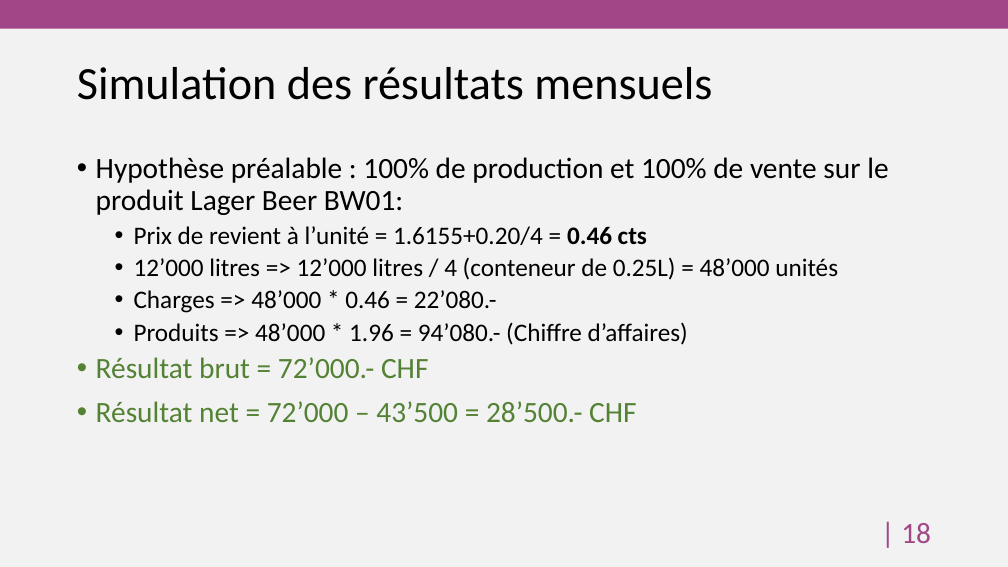
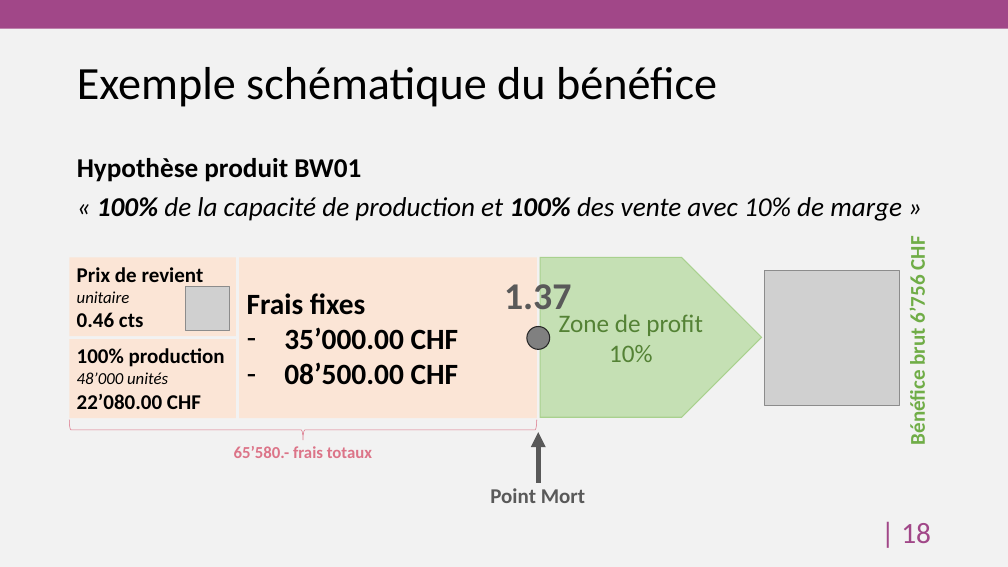
Before and after one commit to HEG-Arc/odoosim, a slide deck: slide 19 of BreweryAndCo.pptx. Drawn at 1008x567 pixels with LibreOffice and Linux fonts; fonts in the diff are those of the drawing; grey boxes stand for pictures; background and template pictures are left out. Boxes give left, top, right and bottom in pixels: in the first picture for what was removed or moved away, otherwise in the second. Text is boxed around its words. In the diff, an @@ line names an element or a change of style, - is before the commit and + after.

```diff
--- a/BreweryAndCo.pptx
+++ b/BreweryAndCo.pptx
@@ title at bbox=[77, 67, 717, 107]: text changed @@
-Simulation des résultats mensuels
+Exemple schématique du bénéfice
@@ text at bbox=[77, 158, 902, 221]: text changed; size 24 to 25.9 pt; italic on @@
-• Hypothèse préalable : 100% de production et 100% de vente sur le produit Lager Beer BW01:
-  • Prix de revient à l’unité = 1.6155+0.20/4 = 0.46 cts
-  • 12’000 litres => 12’000 litres / 4 (conteneur de 0.25L) = 48’000 unités
-  • Charges => 48’000 * 0.46 = 22’080.-
-  • Produits => 48’000 * 1.96 = 94’080.- (Chiffre d’affaires)
-• Résultat brut = 72’000.- CHF
-• Résultat net = 72’000 – 43’500 = 28’500.- CHF
+Hypothèse produit BW01
+« 100% de la capacité de production et 100% des vente avec 10% de marge »
@@ text added at bbox=[905, 239, 931, 443], 20 pt, text #70AD47, bold @@
+Bénéfice brut 6’756 CHF
@@ rectangle added at bbox=[70, 257, 236, 336], fill #FBE5D6, 20 pt, text #000000, bold @@
+Prix de revient
+unitaire
+0.46 cts
@@ rectangle added at bbox=[239, 257, 537, 418], fill #FBE5D6, 28 pt, text #000000, bold @@
+Frais fixes
+– 35’000.00 CHF
+– 08’500.00 CHF
@@ pentagon arrow added at bbox=[541, 257, 762, 417], fill #C5E0B4, outline #A9D18E 1 pt, 24 pt, text #548235 @@
+Zone de profit
+10%
@@ picture added at bbox=[185, 286, 230, 330] @@
@@ text added at bbox=[504, 277, 571, 318], 36 pt, text #595959, bold @@
+1.37
@@ picture added at bbox=[765, 271, 900, 405] @@
@@ ellipse added at bbox=[527, 327, 550, 349], fill #808080, outline #262626 1 pt @@
@@ rectangle added at bbox=[70, 340, 236, 418], fill #FBE5D6, 20 pt, text #000000, bold @@
+100% production
+48’000 unités
+22’080.00 CHF
@@ left brace added at bbox=[69, 419, 537, 440], outline #DC7488 0.5 pt @@
@@ text added at bbox=[234, 446, 372, 458], 16 pt, text #DC7488, bold @@
+65’580.- frais totaux
@@ arrow added from (538, 482) to (538, 433), #595959 4.75 pt @@
@@ text added at bbox=[490, 488, 585, 503], 20 pt, text #595959, bold @@
+Point Mort
```
Also in this commit, not shown: 10 other slides changed, 4 other files.
